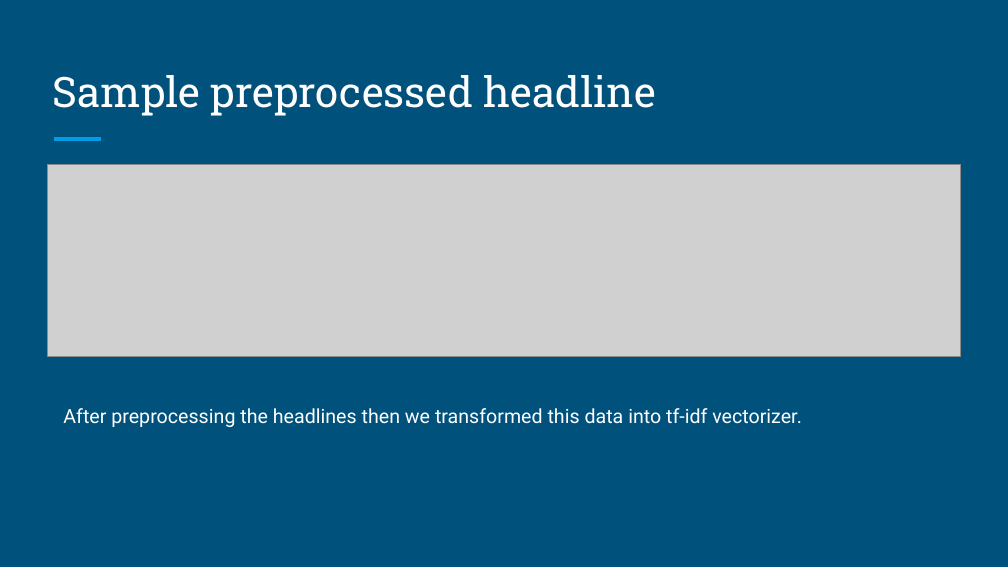
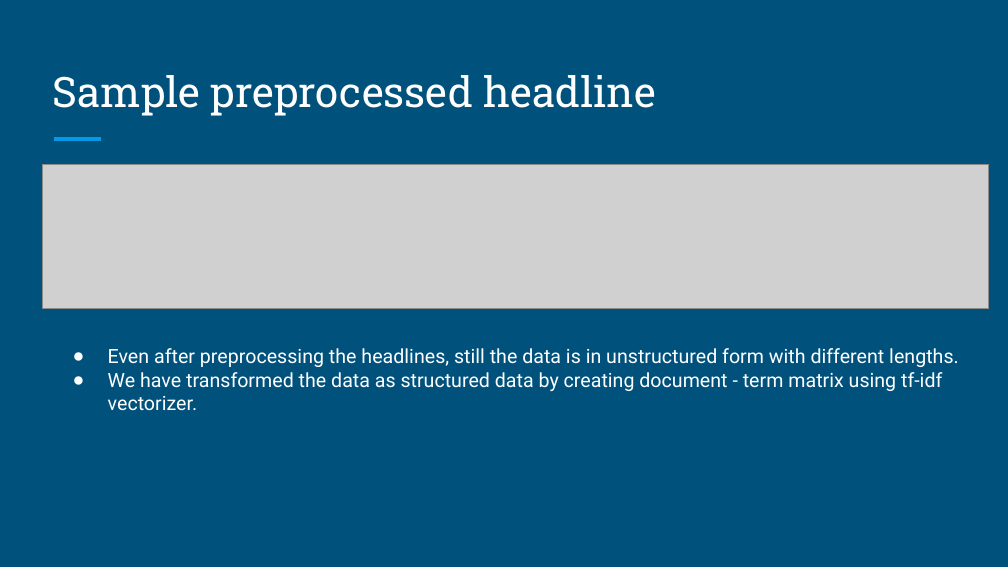
Before and after one commit to SainadhChilukamari/News-Aggregator, a slide deck: slide 6 of Submissions/Project Update - DM.pptx (slide 5 before the commit). Drawn at 1008x567 pixels with LibreOffice and Linux fonts; fonts in the diff are those of the drawing; grey boxes stand for pictures. Boxes give left, top, right and bottom in pixels: in the first picture for what was removed or moved away, otherwise in the second. Text is boxed around its words. In the diff, an @@ line names an element or a change of style, - is before the commit and + after.

```diff
--- a/Submissions/Project Update - DM.pptx
+++ b/Submissions/Project Update - DM.pptx
@@ picture: place and size @@
-picture at (47, 164, 961, 357)
+picture at (42, 164, 989, 309)
@@ text at (108, 348, 959, 411): text changed @@
-After preprocessing the headlines then we transformed this data into tf-idf vectorizer.
+● Even after preprocessing the headlines, still the data is in unstructured form with different lengths.
+● We have transformed the data as structured data by creating document - term matrix using tf-idf vectorizer.
```
Also in this commit, not shown: 2 other slides changed, 1 slide added.
